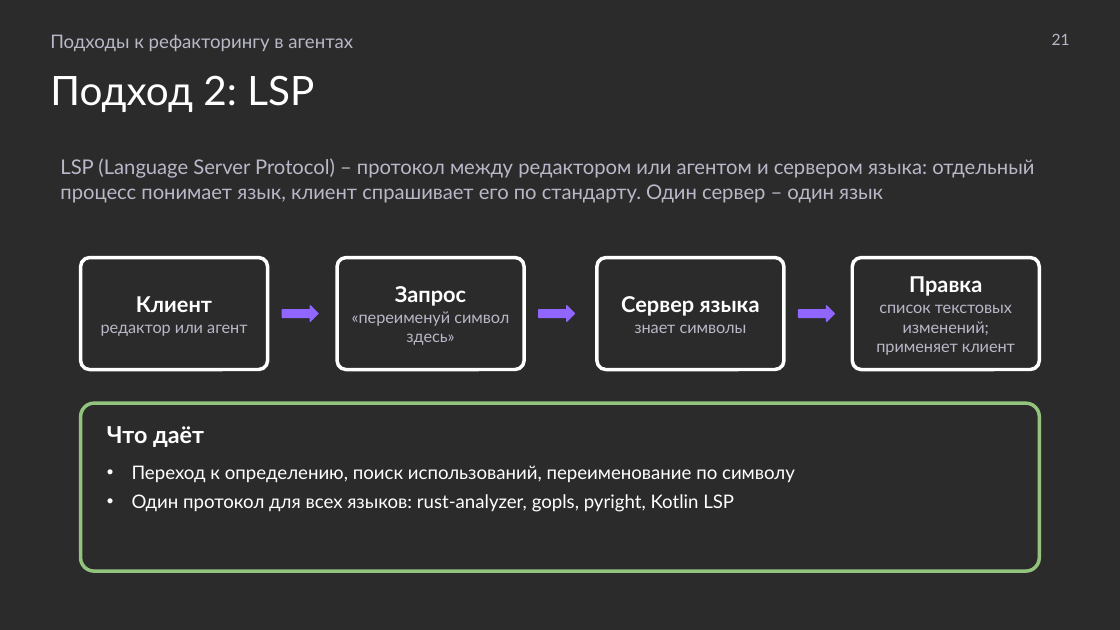
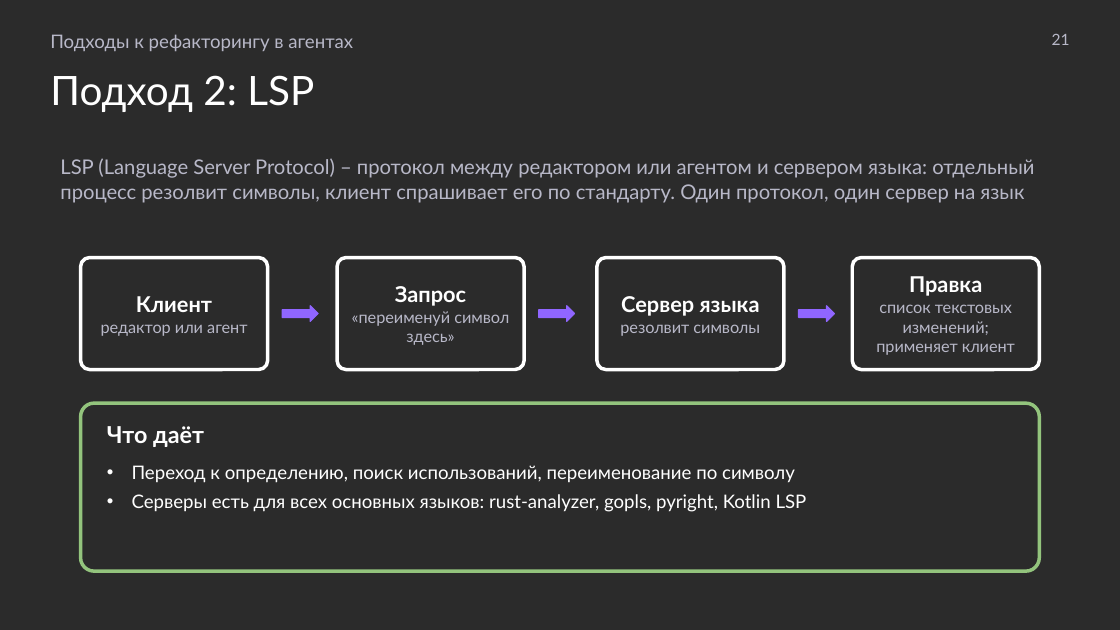
Before and after one commit to MchKosticyn/ide-refactoring-in-ai-agents, a slide deck: slide 21 of Доклад_ Рефакторинг в ИИ-агентах.pptx. Drawn at 1120x630 pixels with LibreOffice and Linux fonts; fonts in the diff are those of the drawing; background and template pictures are left out; a plain dark background stands for a picture behind light text. Boxes give left, top, right and bottom in pixels: in the first picture for what was removed or moved away, otherwise in the second. Text is boxed around its words. In the diff, an @@ line names an element or a change of style, - is before the commit and + after.

Commit message:
Presentation after review: one-tier plan slides, single case slide, metrics strip on every run, LSP pros/cons, protocol-level wording, dry copy; sync plan

```diff
--- a/Доклад_ Рефакторинг в ИИ-агентах.pptx
+++ b/Доклад_ Рефакторинг в ИИ-агентах.pptx
@@ text at (60, 158, 1034, 203): text changed @@
-LSP (Language Server Protocol) – протокол между редактором или агентом и сервером языка: отдельный процесс понимает язык, клиент спрашивает его по стандарту. Один сервер – один язык
+LSP (Language Server Protocol) – протокол между редактором или агентом и сервером языка: отдельный процесс резолвит символы, клиент спрашивает его по стандарту. Один протокол, один сервер на язык
@@ text in rounded rectangle at (620, 324, 760, 336): text changed @@
-знает символы
+резолвит символы
@@ text in rounded rectangle at (132, 494, 807, 512): text changed @@
-• Один протокол для всех языков: rust-analyzer, gopls, pyright, Kotlin LSP
+• Серверы есть для всех основных языков: rust-analyzer, gopls, pyright, Kotlin LSP
```
Also in this commit, not shown: 28 other slides changed, 8 slides added, 9 slides removed, 2 other files.
